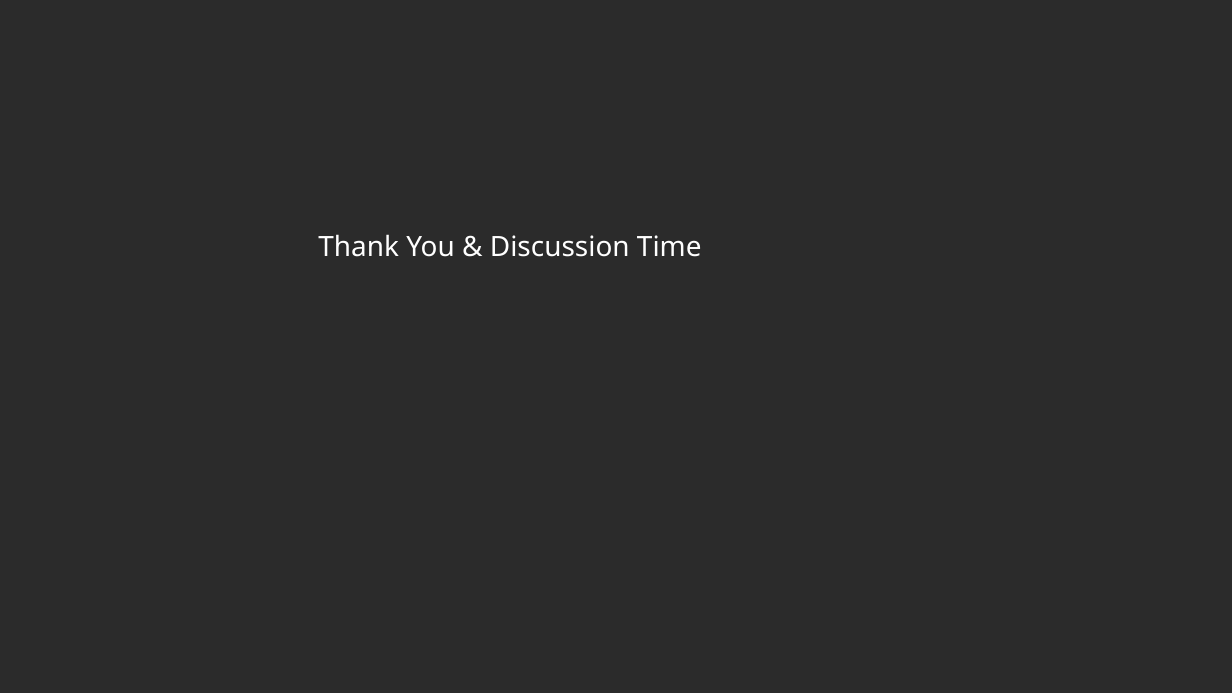
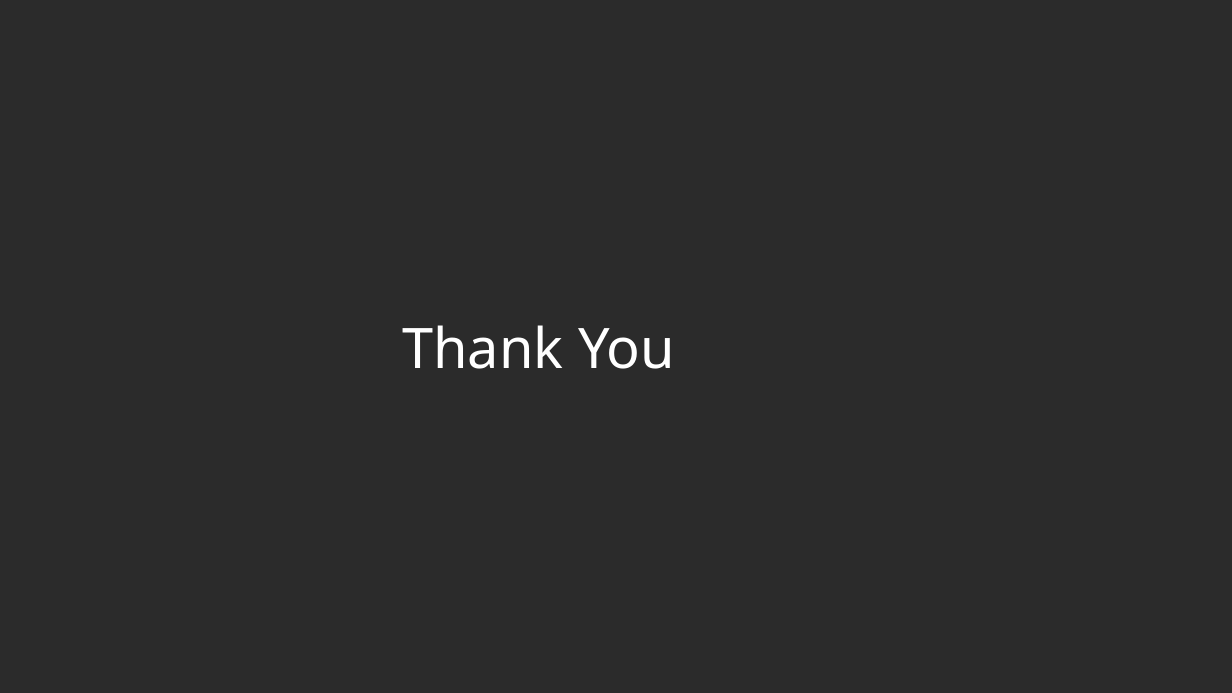
Before and after one commit to partha235/astro_class_tn, a slide deck: slide 30 of sun_ppt.odp. Drawn at 1232x693 pixels with LibreOffice and Linux fonts; fonts in the diff are those of the drawing; background and template pictures are left out; a plain dark background stands for a picture behind light text. Boxes give left, top, right and bottom in pixels: in the first picture for what was removed or moved away, otherwise in the second. Text is boxed around its words. In the diff, an @@ line names an element or a change of style, - is before the commit and + after.

```diff
--- a/sun_ppt.odp
+++ b/sun_ppt.odp
@@ text at <box>402,325,675,369</box>: text changed; size 18 to 36 pt @@
-Thank You & Discussion Time
+Thank You
```
Also in this commit, not shown: 1 other slide changed, 2 slides added, 2 slides removed, 3 other files.
